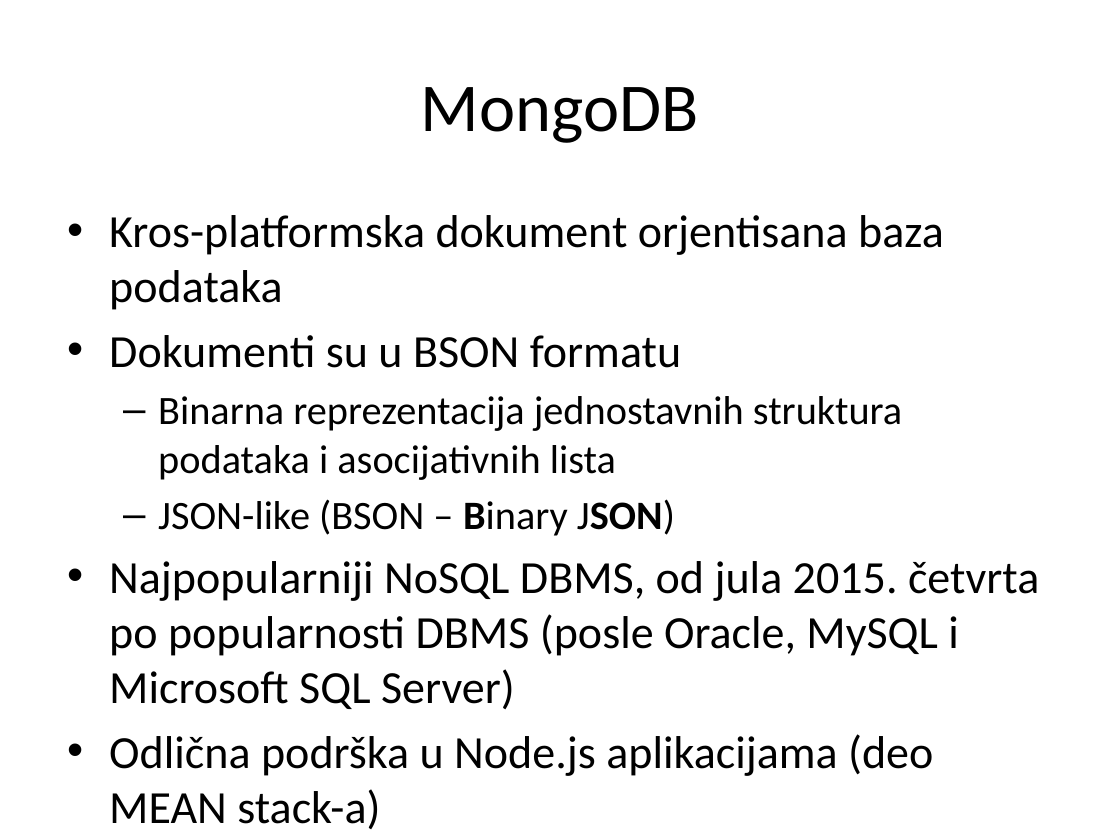
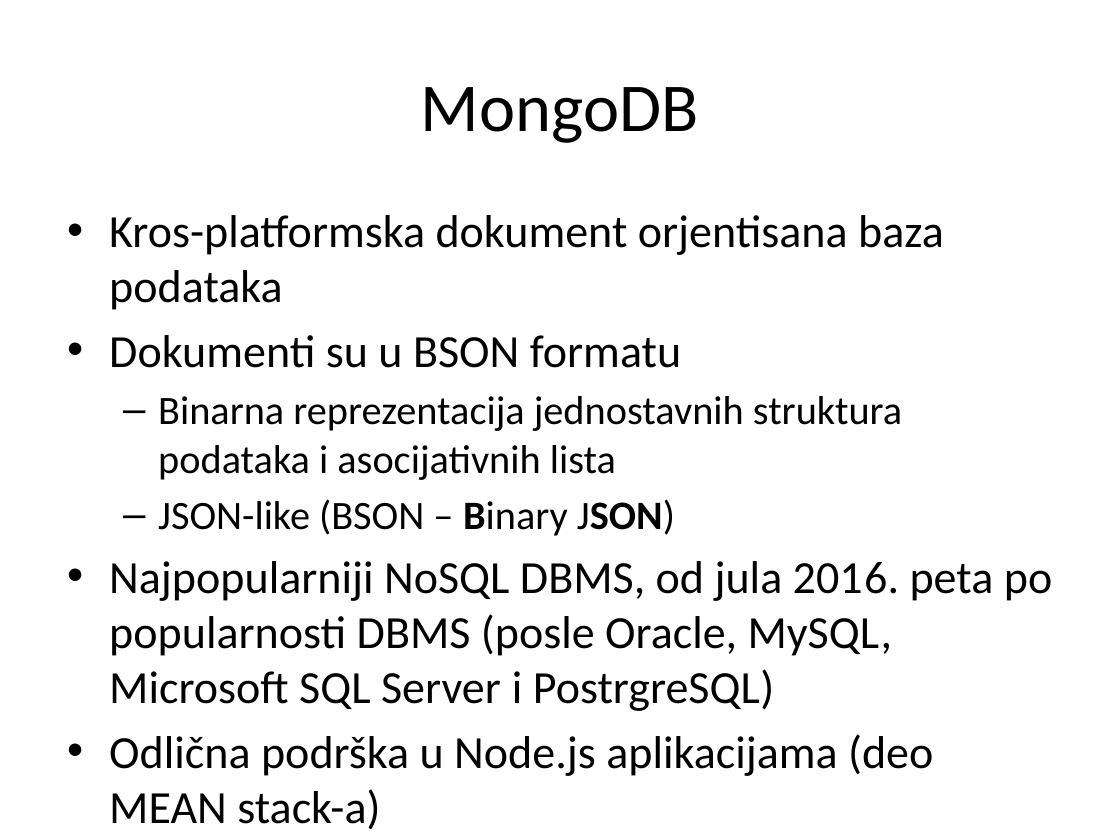
Before and after one commit to Cobrijani/2016, a slide deck: slide 32 of BackEnd/02_REST_servisi/BackEnd_02_REST_servisi.pptx. Drawn at 1120x840 pixels with LibreOffice and Linux fonts; fonts in the diff are those of the drawing. Boxes give left, top, right and bottom in pixels: in the first picture for what was removed or moved away, otherwise in the second. Text is boxed around its words. In the diff, an @@ line names an element or a change of style, - is before the commit and + after.

```diff
--- a/BackEnd/02_REST_servisi/BackEnd_02_REST_servisi.pptx
+++ b/BackEnd/02_REST_servisi/BackEnd_02_REST_servisi.pptx
@@ text at (109,561,1052,711): text changed @@
-• Najpopularniji NoSQL DBMS, od jula 2015. četvrta po popularnosti DBMS (posle Oracle, MySQL i Microsoft SQL Server)
+• Najpopularniji NoSQL DBMS, od jula 2016. peta po popularnosti DBMS (posle Oracle, MySQL, Microsoft SQL Server i PostrgreSQL)
```
Also in this commit, not shown: 8 other files.
